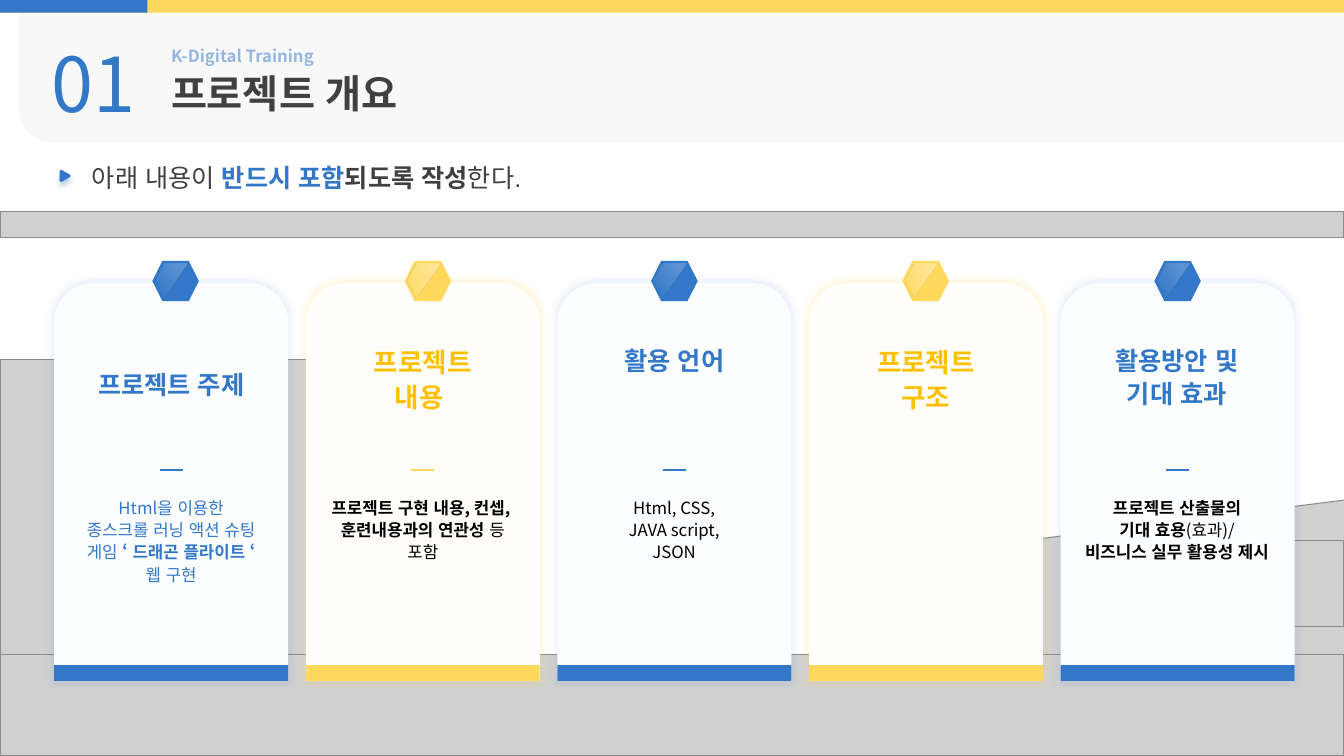
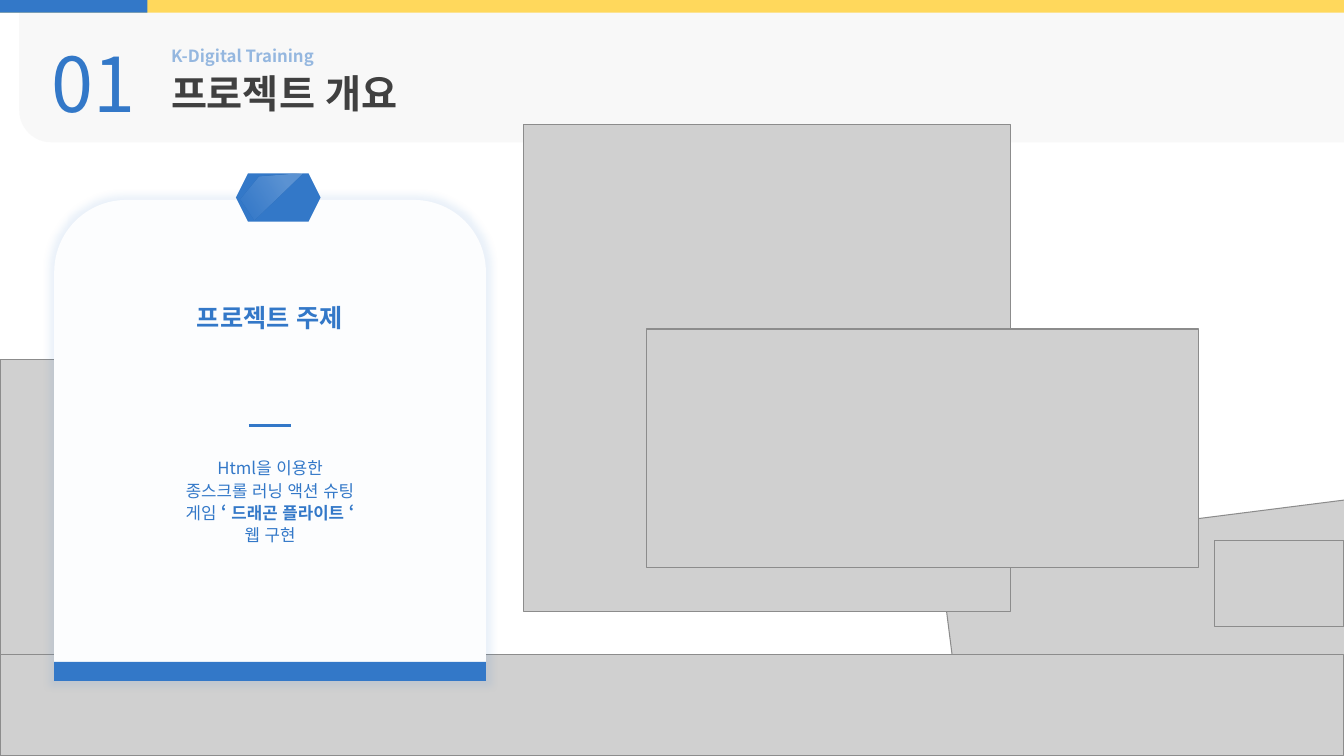
Before and after one commit to seojin0806/html_teamproject, a slide deck: slide 3 of 문서/제안서발표자료(수정중).pptx (slide 4 before the commit). Drawn at 1344x756 pixels with LibreOffice and Linux fonts; fonts in the diff are those of the drawing; grey boxes stand for pictures; background and template pictures are left out. Boxes give left, top, right and bottom in pixels: in the first picture for what was removed or moved away, otherwise in the second. Text is boxed around its words. In the diff, an @@ line names an element or a change of style, - is before the commit and + after.

```diff
--- a/문서/제안서발표자료(수정중).pptx
+++ b/문서/제안서발표자료(수정중).pptx
@@ picture added at (x1=523, y1=124, x2=1010, y2=611) @@
@@ freeform shape removed at (x1=59, y1=169, x2=71, y2=181) @@
@@ text removed at (x1=92, y1=165, x2=522, y2=190) @@
-아래 내용이 반드시 포함되도록 작성한다.
@@ freeform shape resized from (x1=153, y1=258, x2=194, y2=299) to (x1=237, y1=168, x2=310, y2=222) @@
@@ hexagon resized from (x1=153, y1=262, x2=199, y2=300) to (x1=237, y1=174, x2=320, y2=222) @@
@@ round same rect resized from (x1=54, y1=283, x2=288, y2=682) to (x1=54, y1=200, x2=486, y2=681) @@
@@ text "1" rewrapped from (x1=161, y1=269, x2=190, y2=304) to (x1=252, y1=182, x2=304, y2=216) @@
@@ picture removed at (x1=0, y1=212, x2=1344, y2=238) @@
@@ text "프로젝트 주제" moved from (x1=98, y1=373, x2=244, y2=397) to (x1=197, y1=306, x2=343, y2=330) @@
@@ picture added at (x1=646, y1=329, x2=1199, y2=568) @@
@@ group removed at (x1=810, y1=258, x2=1044, y2=682): 2 texts, 1 round same rect, 1 rectangle, 1 hexagon, 1 freeform shape @@
-4
-프로젝트
-구조
@@ line moved from (159, 470) - (182, 470) to (249, 425) - (291, 425) @@
@@ text "Html을 이용한" moved from (x1=87, y1=500, x2=255, y2=583) to (x1=186, y1=460, x2=354, y2=543) @@
@@ group removed at (x1=306, y1=258, x2=539, y2=682): 3 texts, 1 round same rect, 1 rectangle, 1 hexagon, 1 freeform shape, 1 line @@
-2
-프로젝트
-내용
-프로젝트 구현 내용, 컨셉,
-훈련내용과의 연관성 등
-포함
@@ group removed at (x1=558, y1=258, x2=791, y2=682): 3 texts, 1 round same rect, 1 rectangle, 1 hexagon, 1 freeform shape, 1 line @@
-3
-활용 언어
-Html, CSS,
-JAVA script,
-JSON
@@ group removed at (x1=1061, y1=258, x2=1295, y2=682): 3 texts, 1 round same rect, 1 rectangle, 1 hexagon, 1 freeform shape, 1 line @@
-5
-활용방안 및
-기대 효과
-프로젝트 산출물의
-기대 효용(효과)/
-비즈니스 실무 활용성 제시
@@ rectangle resized from (x1=54, y1=665, x2=288, y2=682) to (x1=54, y1=662, x2=486, y2=682) @@
```
Also in this commit, not shown: 4 other slides changed, 6 slides added, 8 slides removed.
